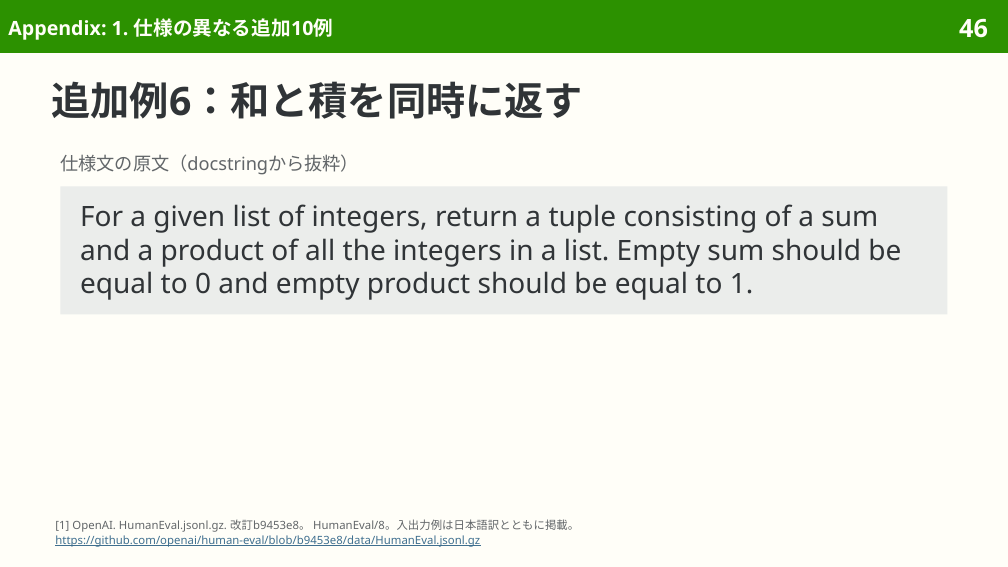
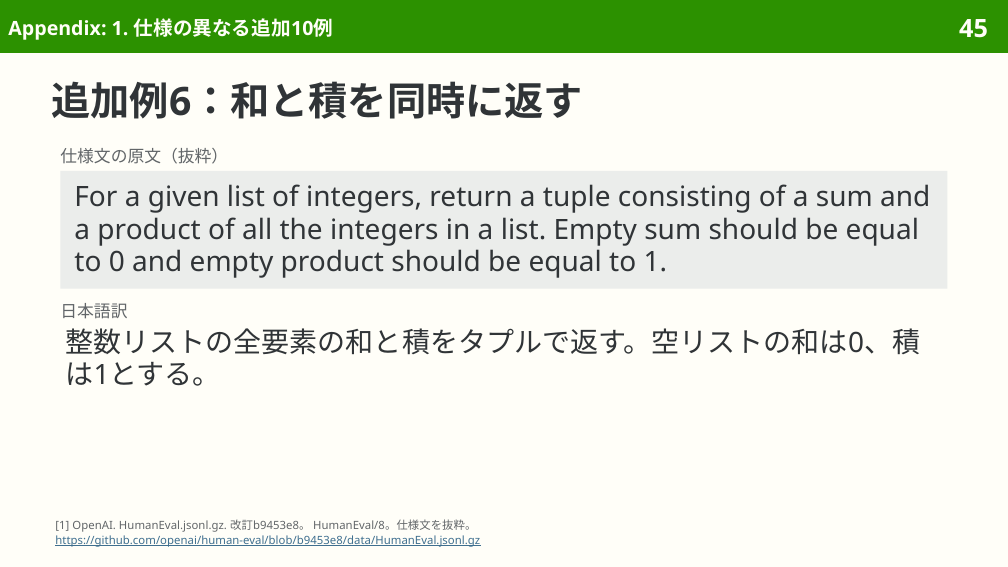
Before and after one commit to sasakiy84/datasets-in-10-minutes, a slide deck: slide 45 of slides/datasets-in-10-minutes-humaneval.pptx (slide 46 before the commit). Drawn at 1008x567 pixels with LibreOffice and Linux fonts; fonts in the diff are those of the drawing. Boxes give left, top, right and bottom in pixels: in the first picture for what was removed or moved away, otherwise in the second. Text is boxed around its words. In the diff, an @@ line names an element or a change of style, - is before the commit and + after.

Commit message:
slides(humaneval): refine Japanese wording and pair translations

```diff
--- a/slides/datasets-in-10-minutes-humaneval.pptx
+++ b/slides/datasets-in-10-minutes-humaneval.pptx
@@ page number at (959, 19, 988, 38): text changed @@
-46
+45
@@ text at (60, 148, 228, 164): text changed; size 13 to 12 pt @@
-仕様文の原文（docstringから抜粋）
+仕様文の原文（抜粋）
@@ rectangle "For a given list of ...": place and size @@
-rectangle "For a given list of ..." at (60, 186, 948, 314)
+rectangle "For a given list of ..." at (60, 170, 948, 288)
@@ rectangle "For a given list of ..." at (60, 170, 948, 288): line spacing 23.8pt to 23.4pt; vertical alignment middle to top @@
@@ text added at (60, 303, 127, 319), 12 pt, text #626669 @@
+日本語訳
@@ text added at (65, 328, 920, 386), 20 pt, text #303437 @@
+整数リストの全要素の和と積をタプルで返す。空リストの和は0、積は1とする。
@@ text at (55, 519, 476, 532): text changed @@
-[1] OpenAI. HumanEval.jsonl.gz. 改訂b9453e8。 HumanEval/8。入出力例は日本語訳とともに掲載。
+[1] OpenAI. HumanEval.jsonl.gz. 改訂b9453e8。 HumanEval/8。仕様文を抜粋。
```
Also in this commit, not shown: 28 other slides changed, 1 slide removed, 4 other files.
